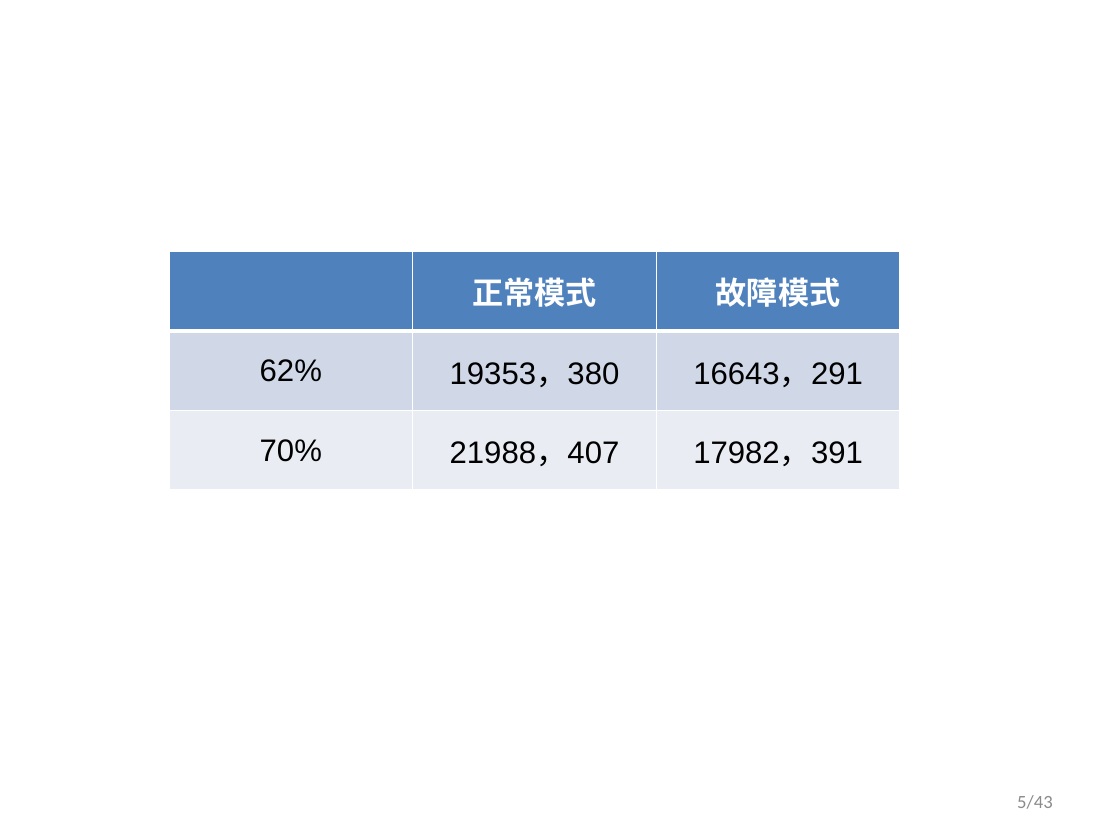
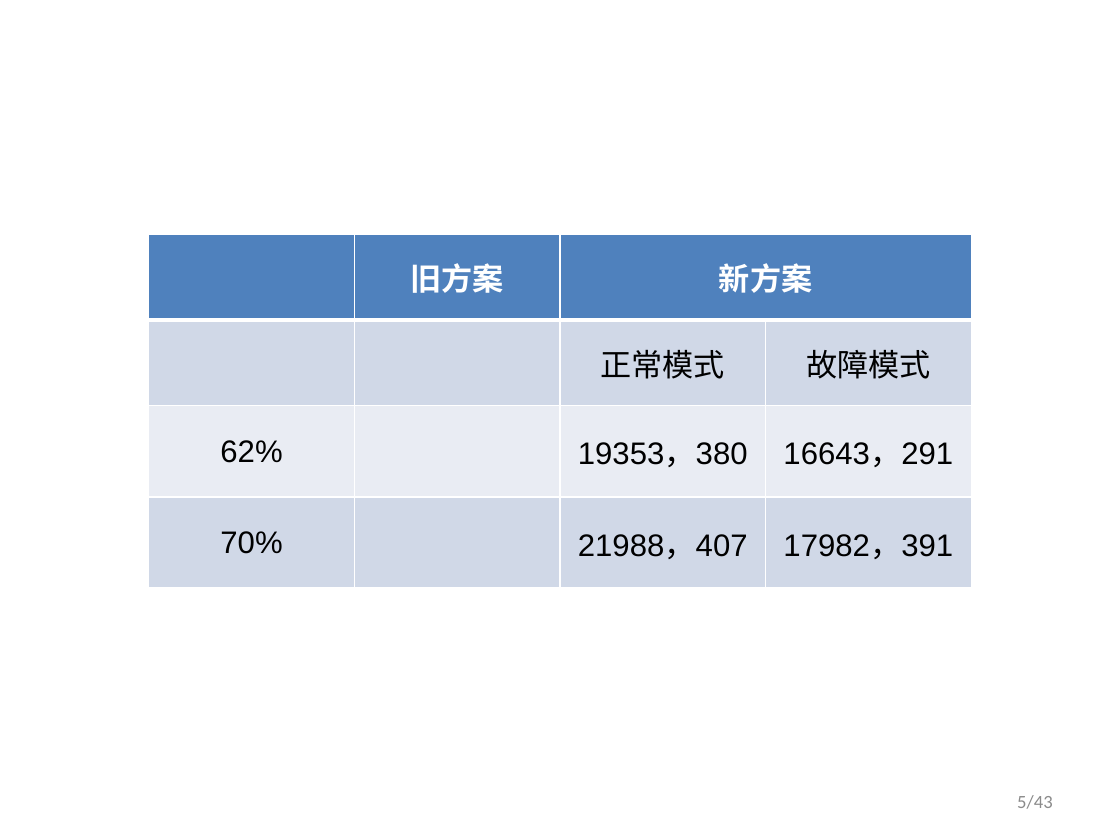
Before and after one commit to xyh-cosmo/SurveySim-doc, a slide deck: slide 5 of PPT/20181107/css-os_sims-2.pptx. Drawn at 1120x840 pixels with LibreOffice and Linux fonts; fonts in the diff are those of the drawing; background and template pictures are left out. Boxes give left, top, right and bottom in pixels: in the first picture for what was removed or moved away, otherwise in the second. Text is boxed around its words. In the diff, an @@ line names an element or a change of style, - is before the commit and + after.

```diff
--- a/PPT/20181107/css-os_sims-2.pptx
+++ b/PPT/20181107/css-os_sims-2.pptx
@@ table at [149, 234, 973, 577] @@
- | 正常模式 | 故障模式
-62% | 19353，380 | 16643，291
-70% | 21988，407 | 17982，391
+ | 旧方案 | 新方案 | 
+ |  | 正常模式 | 故障模式
+62% |  | 19353，380 | 16643，291
+70% |  | 21988，407 | 17982，391
@@ table: place and size @@
-table at [169, 252, 902, 491]
+table at [149, 234, 973, 577]
```
Also in this commit, not shown: 1 other slide changed.
